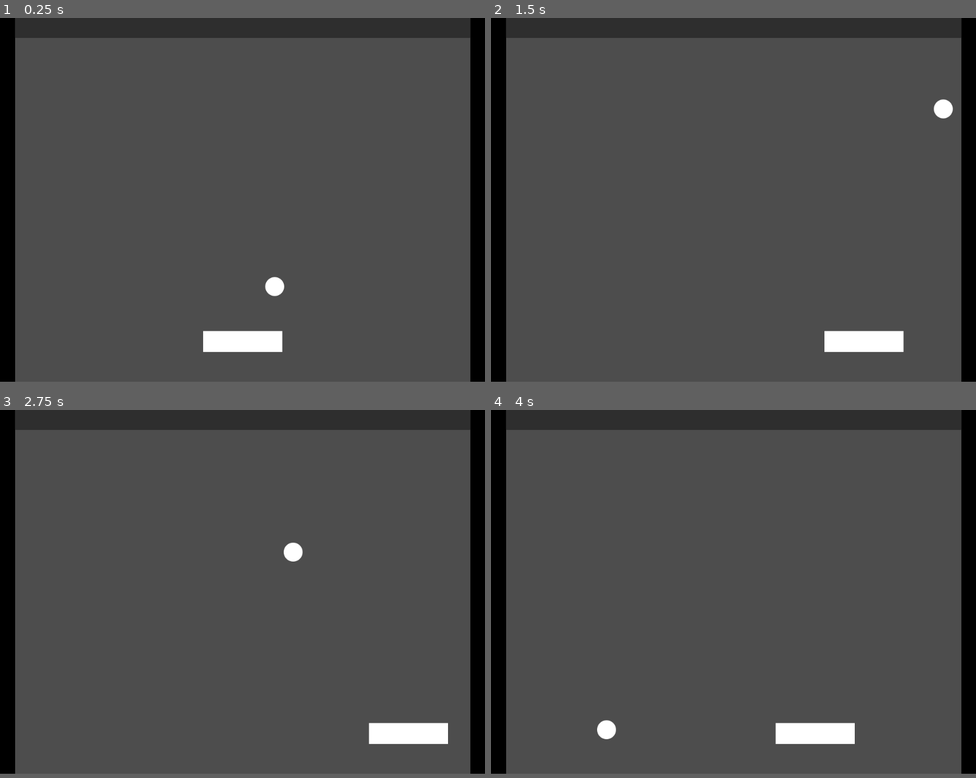
Above: before the commit, frames 1-4 (two rows, left to right).
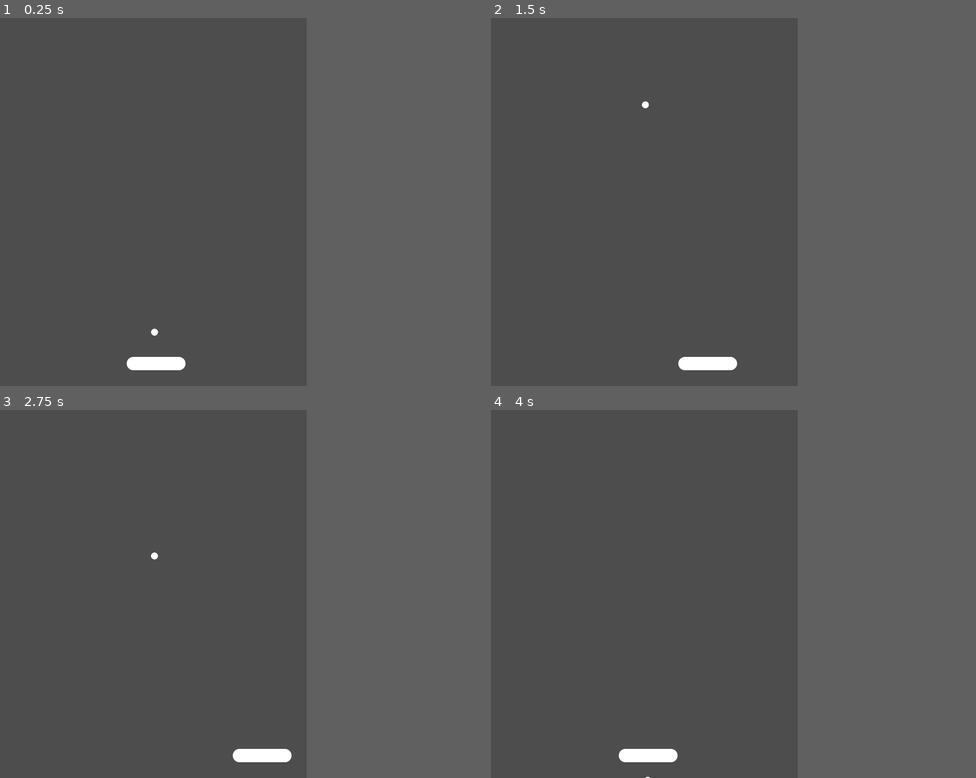
Above: after the commit, the same moments.

Repository: nandorespawns/breakout-clone
Game: Godot game, scene res://Scenes/game.tscn
Same seed, same stepped clock (60 frames per second), same inputs: the game is played once before the commit and once after it.
Inputs:
- Up to frame 1 (0.25 s): no input
- Up to frame 2 (1.5 s): hold D (move_right) 0.53-1.28 s; hold A (move_left) from 1.28 s (still down)
- Up to frame 3 (2.75 s): release A (move_left) at 2.03 s; hold D (move_right) from 2.03 s (still down)
- Up to frame 4 (4 s): release D (move_right) at 3.53 s; hold A (move_left) from 3.53 s (still down)
In our replay, the window is 800x600 before the commit and 506x607 after it. These sizes can differ from the game's own. Grey fills any space a smaller window leaves; there, only what the larger window draws over its background counts as a difference.

The runs differ from the first frame. In frame 1, 13% of the frame differs, in the area x 0-100%, y 0-99%; in frame 2, 13%; in frame 3, 13%; in frame 4, 13%.
Error after the commit: Invalid assignment of property or key 'player' with value of type 'CharacterBody2D (player.gd)' on a base object of type 'Node (global.gd)'. (res://Scripts/pla…

Commit message:
ball bouncing on it finally

Diff:
--- a/breakout-clone/Scenes/ball.tscn
+++ b/breakout-clone/Scenes/ball.tscn
@@ -1,10 +1,6 @@
-[gd_scene load_steps=5 format=3 uid="uid://cneqmfc12janu"]
+[gd_scene load_steps=4 format=3 uid="uid://cneqmfc12janu"]
 
 [ext_resource type="Script" uid="uid://bdhnrd7hsub17" path="res://Scripts/ball.gd" id="1_d60mj"]
-
-[sub_resource type="PhysicsMaterial" id="PhysicsMaterial_d60mj"]
-friction = 0.0
-bounce = 1.0
 
 [sub_resource type="StyleBoxFlat" id="StyleBoxFlat_25osk"]
 bg_color = Color(1, 1, 1, 1)
@@ -14,15 +10,12 @@
 corner_radius_bottom_left = 20
 
 [sub_resource type="CircleShape2D" id="CircleShape2D_25osk"]
-radius = 20.0998
 
-[node name="ball" type="RigidBody2D"]
+[node name="ball" type="CharacterBody2D"]
+rotation = 0.127409
+scale = Vector2(0.573561, 0.573561)
 collision_layer = 4
 collision_mask = 3
-physics_material_override = SubResource("PhysicsMaterial_d60mj")
-gravity_scale = 0.0
-linear_damp_mode = 1
-angular_damp_mode = 1
 script = ExtResource("1_d60mj")
 
 [node name="Panel" type="Panel" parent="."]
@@ -31,13 +24,14 @@
 anchor_top = 0.5
 anchor_right = 0.5
 anchor_bottom = 0.5
-offset_left = -20.0
-offset_top = -20.0
-offset_right = 20.0
-offset_bottom = 20.0
+offset_left = -10.0
+offset_top = -10.0
+offset_right = 10.0
+offset_bottom = 10.0
 grow_horizontal = 2
 grow_vertical = 2
 theme_override_styles/panel = SubResource("StyleBoxFlat_25osk")
+metadata/_edit_use_anchors_ = true
 
 [node name="CollisionShape2D" type="CollisionShape2D" parent="."]
 shape = SubResource("CircleShape2D_25osk")
--- a/breakout-clone/Scenes/game.tscn
+++ b/breakout-clone/Scenes/game.tscn
@@ -9,8 +9,7 @@
 [node name="wallsnceiling" parent="." instance=ExtResource("1_qxrlw")]
 
 [node name="player" parent="." instance=ExtResource("1_ebmjs")]
-position = Vector2(512, 683)
+position = Vector2(257, 570)
 
 [node name="ball" parent="." instance=ExtResource("3_wrm1d")]
-position = Vector2(510, 637)
-rotation = 0.785398
+position = Vector2(255, 516)
--- a/breakout-clone/Scenes/player.tscn
+++ b/breakout-clone/Scenes/player.tscn
@@ -4,9 +4,15 @@
 
 [sub_resource type="StyleBoxFlat" id="StyleBoxFlat_f60y1"]
 bg_color = Color(1, 1, 1, 1)
+corner_radius_top_left = 13
+corner_radius_top_right = 13
+corner_radius_bottom_right = 13
+corner_radius_bottom_left = 13
+corner_detail = 20
 
-[sub_resource type="RectangleShape2D" id="RectangleShape2D_v0iea"]
-size = Vector2(167, 44)
+[sub_resource type="CapsuleShape2D" id="CapsuleShape2D_v0iea"]
+radius = 11.0002
+height = 97.0016
 
 [node name="player" type="CharacterBody2D"]
 collision_mask = 6
@@ -19,14 +25,15 @@
 anchor_top = 0.5
 anchor_right = 0.5
 anchor_bottom = 0.5
-offset_left = -83.0
-offset_top = -22.0
-offset_right = 84.0
-offset_bottom = 22.0
+offset_left = -48.0
+offset_top = -11.0
+offset_right = 49.0
+offset_bottom = 11.0
 grow_horizontal = 2
 grow_vertical = 2
 theme_override_styles/panel = SubResource("StyleBoxFlat_f60y1")
 
 [node name="CollisionShape2D" type="CollisionShape2D" parent="."]
 position = Vector2(0.5, 0)
-shape = SubResource("RectangleShape2D_v0iea")
+rotation = 1.57041
+shape = SubResource("CapsuleShape2D_v0iea")
--- a/breakout-clone/Scenes/wallsnceiling.tscn
+++ b/breakout-clone/Scenes/wallsnceiling.tscn
@@ -1,12 +1,21 @@
-[gd_scene load_steps=5 format=3 uid="uid://cwnix3aoi3ebj"]
+[gd_scene load_steps=8 format=3 uid="uid://cwnix3aoi3ebj"]
 
 [ext_resource type="Script" uid="uid://q0qfb184gqg1" path="res://Scripts/wallsnceiling.gd" id="1_hfg52"]
+
+[sub_resource type="PhysicsMaterial" id="PhysicsMaterial_hfg52"]
+friction = 0.0
 
 [sub_resource type="StyleBoxFlat" id="StyleBoxFlat_kjpe2"]
 bg_color = Color(0, 0, 0, 1)
 
 [sub_resource type="RectangleShape2D" id="RectangleShape2D_2bj67"]
 size = Vector2(57, 800)
+
+[sub_resource type="PhysicsMaterial" id="PhysicsMaterial_p8ewa"]
+friction = 0.0
+
+[sub_resource type="StyleBoxFlat" id="StyleBoxFlat_hfg52"]
+bg_color = Color(0, 0, 0, 1)
 
 [sub_resource type="RectangleShape2D" id="RectangleShape2D_kjpe2"]
 size = Vector2(1034, 51)
@@ -17,37 +26,40 @@
 [node name="walls" type="StaticBody2D" parent="."]
 collision_layer = 2
 collision_mask = 5
+physics_material_override = SubResource("PhysicsMaterial_hfg52")
 
 [node name="Left wall" type="Panel" parent="walls"]
-offset_left = -16.0
-offset_top = -17.0
-offset_right = 32.0
-offset_bottom = 779.0
+offset_left = -48.0
+offset_top = -18.0
+offset_bottom = 778.0
 theme_override_styles/panel = SubResource("StyleBoxFlat_kjpe2")
 
 [node name="Right wall" type="Panel" parent="walls"]
-offset_left = 993.0
-offset_top = -16.0
-offset_right = 1041.0
-offset_bottom = 780.0
+offset_left = 506.0
+offset_top = -26.0
+offset_right = 554.0
+offset_bottom = 770.0
 theme_override_styles/panel = SubResource("StyleBoxFlat_kjpe2")
 
 [node name="left collision" type="CollisionShape2D" parent="walls"]
-position = Vector2(3.5, 380)
+position = Vector2(-28.5, 379)
 shape = SubResource("RectangleShape2D_2bj67")
 
 [node name="right collision" type="CollisionShape2D" parent="walls"]
-position = Vector2(1022, 381)
+position = Vector2(534.5, 371)
 shape = SubResource("RectangleShape2D_2bj67")
 
 [node name="ceiling" type="StaticBody2D" parent="."]
 collision_layer = 2
+collision_mask = 5
+physics_material_override = SubResource("PhysicsMaterial_p8ewa")
+
+[node name="floor" type="Panel" parent="ceiling"]
+offset_left = -27.0
+offset_top = -42.0
+offset_right = 936.0
+theme_override_styles/panel = SubResource("StyleBoxFlat_hfg52")
 
 [node name="floor collision" type="CollisionShape2D" parent="ceiling"]
-position = Vector2(507, 15.5)
+position = Vector2(449, -25.5)
 shape = SubResource("RectangleShape2D_kjpe2")
-
-[node name="floor" type="Panel" parent="ceiling"]
-offset_left = 31.0
-offset_right = 994.0
-offset_bottom = 42.0
--- a/breakout-clone/Scripts/ball.gd
+++ b/breakout-clone/Scripts/ball.gd
@@ -1,10 +1,14 @@
-extends RigidBody2D
+extends CharacterBody2D
 
-const SPEED :int  = 300
+var speed = 300
+var is_active = true
+var direction: Vector2 = Vector2.DOWN
 
 func _ready() -> void:
-
-	linear_velocity = Vector2(SPEED, -SPEED)
+	pass
 
 func _physics_process(delta: float) -> void:
-	print(linear_velocity)
+	if is_active:
+		var collision = move_and_collide(direction * speed * delta)
+		if collision:
+			direction = direction.bounce(collision.get_normal()).normalized()
--- /dev/null
+++ b/breakout-clone/Scripts/global.gd
@@ -0,0 +1 @@
+extends Node
--- a/breakout-clone/Scripts/player.gd
+++ b/breakout-clone/Scripts/player.gd
@@ -1,9 +1,14 @@
 extends CharacterBody2D
 
+var yposition: int = 570
+const SPEED :int = 500
 
-const SPEED :int = 500
+func _ready() -> void:
+	Global.player = self
 
 func _physics_process(_delta: float) -> void:
 	var direction = Input.get_axis("move_left","move_right")
 	velocity.x = direction * SPEED
 	move_and_slide()
+
+	position.y = yposition
--- a/breakout-clone/project.godot
+++ b/breakout-clone/project.godot
@@ -15,10 +15,14 @@
 config/features=PackedStringArray("4.4", "GL Compatibility")
 config/icon="res://icon.svg"
 
+[autoload]
+
+Global="*res://Scripts/global.gd"
+
 [display]
 
-window/size/viewport_width=1024
-window/size/viewport_height=768
+window/size/viewport_width=506
+window/size/viewport_height=607
 
 [input]
 
@@ -43,5 +47,6 @@
 
 [rendering]
 
+textures/canvas_textures/default_texture_filter=0
 renderer/rendering_method="gl_compatibility"
 renderer/rendering_method.mobile="gl_compatibility"
Not shown, added: breakout-clone/Scripts/global.gd.uid
